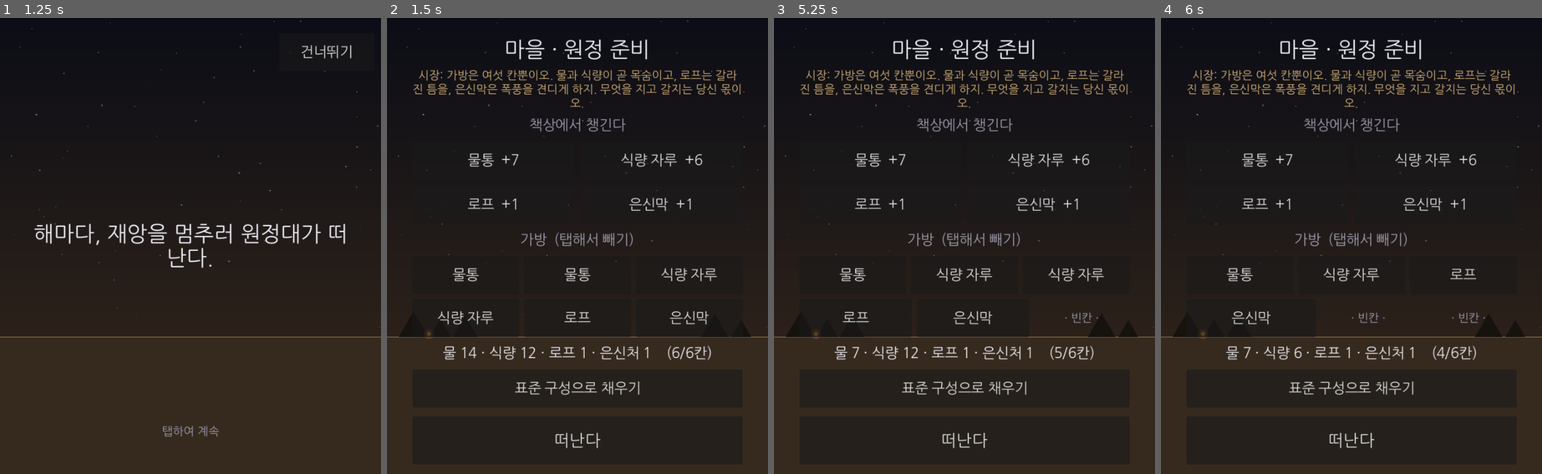
Above: before the commit, frames 1-4 (left to right).
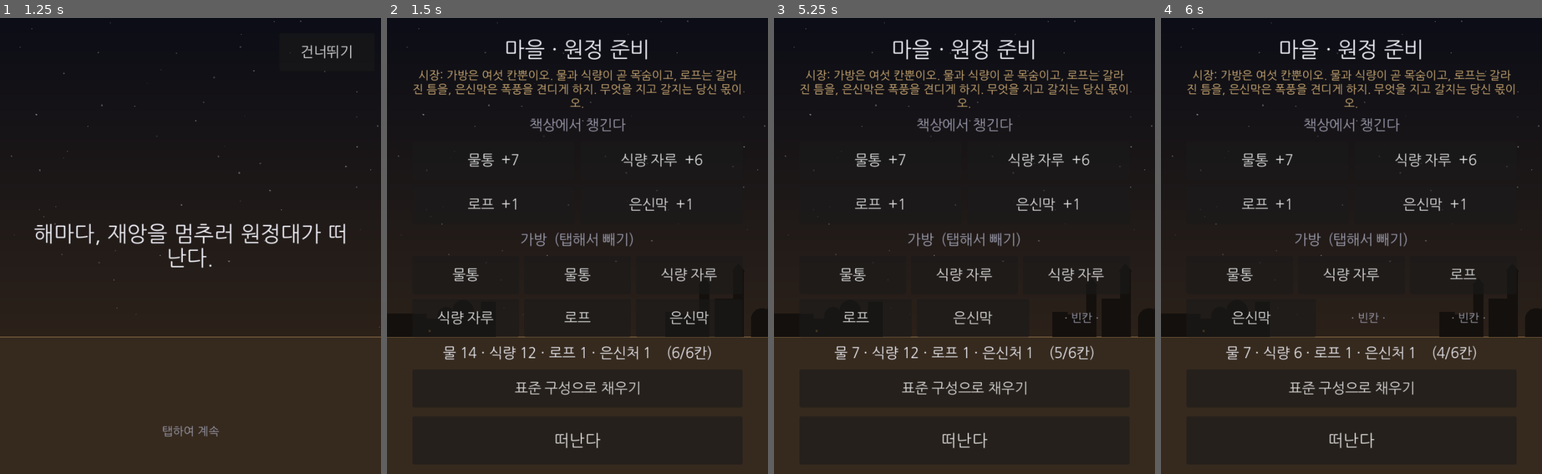
Above: after the commit, the same moments.

Repository: soomin007/Otherside
Game: Godot game, scene res://scenes/main.tscn
The game is run twice, just before and just after one commit, with the same random seed, the same clock (stepped at 60 frames per second) and the same inputs.
Inputs:
- Up to frame 1 (1.25 s): click "원정 떠나기" at 0.5 s
- Up to frame 2 (1.5 s): click "건너뛰기" at 1.25 s
- Up to frame 3 (5.25 s): click "물통 +7" at 2 s; click "식량 자루 +6" at 2.75 s; click "로프 +1" at 3.5 s; click "은신막 +1" at 4.25 s; click "물통" at 5 s
- Up to frame 4 (6 s): click "식량 자루" at 5.75 s

Frame 1 is identical in both runs. In frame 2, less than 0.1% of the frame differs, in the area x 0-100%, y 67-71%; in frame 3, less than 0.1%; in frame 4, less than 0.1%.

Commit message:
feat(ui): 마을 → 밀도있는 사막 도시 + 설정창 위치 수정
- Backdrop: 마을 천막 실루엣 → 밀도있는 사막 도시(좌우 무리에 건물·돔·미너렛 겹쳐 + 등불, 결정론 시드).
  중앙 가방 UI(x 0.27~0.73)는 계속 비워 가독성 유지.
- SettingsPanel: _ready 에 size=get_viewport_rect().size — 데이터 초기화 확인 카드가 왼쪽 위(0,0)로
  쏠리던 것(오버레이 size 0) 수정 → 중앙 정렬.
- known_issues: 오버레이/배경 size 0 → 쏠림·미렌더 함정 기록(Backdrop·SettingsPanel).
- 검증: import 에러 0 + GUI 스크린샷(사막 도시 스카이라인·중앙 UI 가독, 설정 확인 중앙).

Co-Authored-By: Claude Opus 4.8 (1M context) <noreply@anthropic.com>
Claude-Session: https://claude.ai/code/session_019nDcfGy3aTk1UkknXgoiqM

Diff:
--- a/scripts/ui/Backdrop.gd
+++ b/scripts/ui/Backdrop.gd
@@ -51,21 +51,42 @@
 	if scene_kind == "village":
 		_draw_village(r, horizon)
 
-## 원정 준비(마을) 화면 — 지평선 좌우에 천막·모닥불 실루엣. 중앙(가방 UI)은 비워 가독성 유지.
+## 원정 준비(마을) 화면 — 지평선 좌우에 밀도있는 사막 도시 실루엣(건물·돔·탑·등불).
+## 중앙(가방 UI, x 0.27~0.73)은 비워 가독성 유지. 결정론 시드.
 func _draw_village(r: Vector2, horizon: float) -> void:
-	var sil := Color(0.085, 0.07, 0.055)  # 지평선보다 어두운 실루엣
-	# 좌측 마을 무리
-	_tent(Vector2(r.x * 0.07, horizon), 48.0, sil)
-	_tent(Vector2(r.x * 0.14, horizon), 34.0, sil)
-	_tent(Vector2(r.x * 0.205, horizon), 40.0, sil)
-	# 우측 무리
-	_tent(Vector2(r.x * 0.86, horizon), 44.0, sil)
-	_tent(Vector2(r.x * 0.93, horizon), 32.0, sil)
-	# 모닥불 글로우(좌측 천막 곁)
-	var fire := Vector2(r.x * 0.11, horizon - 5.0)
-	draw_circle(fire, 8.0, Color(0.9, 0.5, 0.2, 0.20))
-	draw_circle(fire, 3.5, Color(1.0, 0.72, 0.32, 0.5))
+	var sil := Color(0.08, 0.065, 0.05)  # 지평선보다 어두운 실루엣
+	var rng := RandomNumberGenerator.new()
+	rng.seed = 4127
+	_city_cluster(r.x * 0.00, r.x * 0.27, horizon, rng, sil)   # 좌측 도시
+	_city_cluster(r.x * 0.73, r.x * 1.00, horizon, rng, sil)   # 우측 도시
 
-func _tent(base: Vector2, w: float, col: Color) -> void:
-	draw_colored_polygon(PackedVector2Array([
-		base + Vector2(-w * 0.5, 0.0), base + Vector2(0.0, -w * 0.85), base + Vector2(w * 0.5, 0.0)]), col)
+## x0~x1 에 건물을 겹쳐 채운다(밀도). 종류: 사각 건물·돔·탑, 일부 창에 등불.
+func _city_cluster(x0: float, x1: float, horizon: float, rng: RandomNumberGenerator, sil: Color) -> void:
+	var x: float = x0
+	while x < x1:
+		var w: float = rng.randf_range(22.0, 46.0)
+		var h: float = rng.randf_range(26.0, 78.0)
+		var kind: int = rng.randi_range(0, 3)
+		if kind == 2:
+			# 탑/미너렛 — 높고 좁게 + 뾰족 지붕
+			var tw: float = w * 0.55
+			var ty: float = horizon - h * 1.5
+			draw_rect(Rect2(x, ty, tw, h * 1.5), sil)
+			draw_colored_polygon(PackedVector2Array([
+				Vector2(x - 2.0, ty), Vector2(x + tw * 0.5, ty - 13.0), Vector2(x + tw + 2.0, ty)]), sil)
+		elif kind == 1:
+			# 돔 건물 — 사각 몸통 + 반원 돔
+			var by: float = horizon - h * 0.6
+			draw_rect(Rect2(x, by, w, h * 0.6), sil)
+			var dome := PackedVector2Array()
+			var cx: float = x + w * 0.5
+			for a in range(11):
+				var ang: float = PI + PI * float(a) / 10.0
+				dome.append(Vector2(cx + cos(ang) * w * 0.5, by + sin(ang) * w * 0.5))
+			draw_colored_polygon(dome, sil)
+		else:
+			# 사각 건물 — 가끔 창에 등불
+			draw_rect(Rect2(x, horizon - h, w, h), sil)
+			if rng.randf() < 0.35:
+				draw_circle(Vector2(x + w * 0.5, horizon - h * rng.randf_range(0.3, 0.7)), 2.0, Color(1.0, 0.72, 0.32, 0.45))
+		x += w * rng.randf_range(0.62, 0.92)  # 겹쳐서 밀도를 낸다
--- a/scripts/ui/SettingsPanel.gd
+++ b/scripts/ui/SettingsPanel.gd
@@ -19,6 +19,7 @@
 
 func _ready() -> void:
 	set_anchors_preset(Control.PRESET_FULL_RECT)
+	size = get_viewport_rect().size  # 오버레이 크기 즉시 확정 — 레이아웃 대기 중 CenterContainer 가 0 → 카드가 왼쪽 위로 쏠리는 것 방지
 
 	# 어두운 배경 — 뒤 입력 차단 + 집중. 빈 곳을 누르면 닫힌다.
 	var dim := ColorRect.new()
Not shown, changed: docs/design/known_issues.md
Not shown, changed: session_logs/2026-07-01.md
